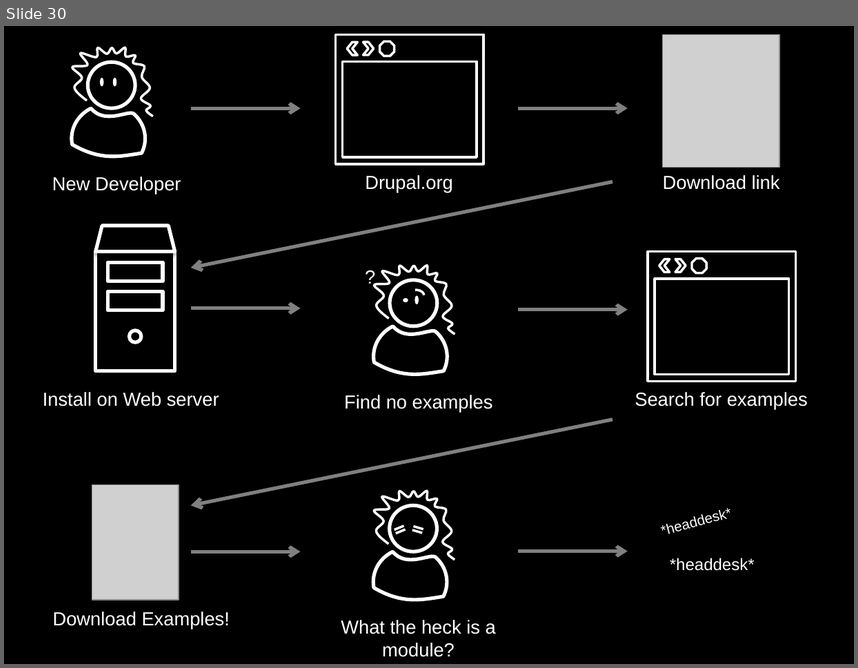
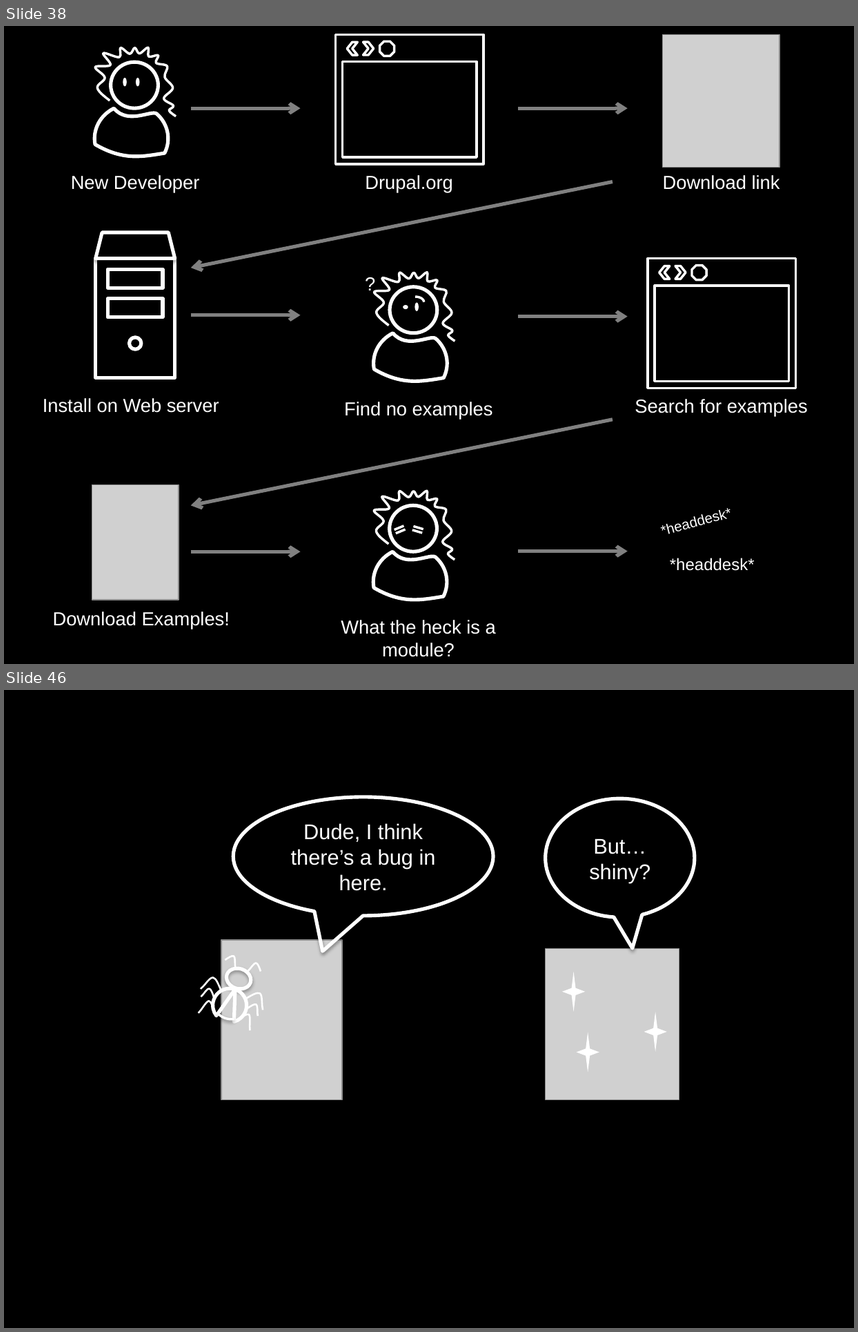
Before and after one commit to socketwench/exampleModuleAintCore, a slide deck: src/exampleModuleAintCore.pptx. Shown one above the other, each under a label of ours: slide 30 before the commit, slides 38 and 46 after it; the slides between them are not shown. The pictures are 858x668 and 858x1332 pixels, drawn with LibreOffice and Linux fonts; fonts in the diff are those of the drawing; grey boxes stand for pictures. Boxes give left, top, right and bottom in pixels: in the first picture for what was removed or moved away, otherwise in the second. Text is boxed around its words. In the diff, an @@ line names an element or a change of style, - is before the commit and + after.

```diff
--- a/src/exampleModuleAintCore.pptx
+++ b/src/exampleModuleAintCore.pptx
@@ slide 46 added at <box>4,690,854,1328</box>, background #000000 @@
@@ speech bubble added at <box>234,797,494,916</box>, outline #FFFFFF 3 pt, 18 pt, text #FFFFFF @@
+Dude, I think there’s a bug in here.
@@ speech bubble added at <box>546,799,695,918</box>, outline #FFFFFF 3 pt, 18 pt, text #FFFFFF @@
+But…shiny?
@@ picture added at <box>221,940,342,1100</box> @@
@@ picture added at <box>546,949,679,1100</box> @@
@@ group added at <box>199,954,268,1030</box>: 8 freeform shapes, 2 chord (boxed as its full ellipse)s, 1 ellipse, 1 arc (boxed as its full ellipse) @@
@@ star added at <box>562,972,586,1012</box>, fill #FFFFFF @@
@@ star added at <box>644,1012,667,1052</box>, fill #FFFFFF @@
@@ star added at <box>576,1032,599,1072</box>, fill #FFFFFF @@
@@ what was slide 30 is now slide 38 @@
@@ slide 38 changed as well @@
@@ 3 ellipses, 2 freeform shapes: place and size @@
-3 ellipses, 2 freeform shapes at <box>72,47,153,157</box>
+3 ellipses, 2 freeform shapes at <box>95,47,176,157</box>
@@ text "New Developer": place and size @@
-text "New Developer" at <box>52,176,181,194</box>
+text "New Developer" at <box>71,175,199,193</box>
@@ 5 rectangles, 4 texts, 4 ellipses, 2 chevrons, 2 arrows, 2 freeform shapes, 1 trapezoid, 1 octagon, 1 arc (boxed as its full ellipse): place and size @@
-5 rectangles, 4 texts, 4 ellipses, 2 chevrons, 2 arrows, 2 freeform shapes, 1 trapezoid, 1 octagon, 1 arc (boxed as its full ellipse) at <box>43,226,808,412</box>
+5 rectangles, 4 texts, 4 ellipses, 2 chevrons, 2 arrows, 2 freeform shapes, 1 trapezoid, 1 octagon, 1 arc (boxed as its full ellipse) at <box>43,232,808,419</box>
```
Also in this commit, not shown: 19 other slides added, 20 other files.
